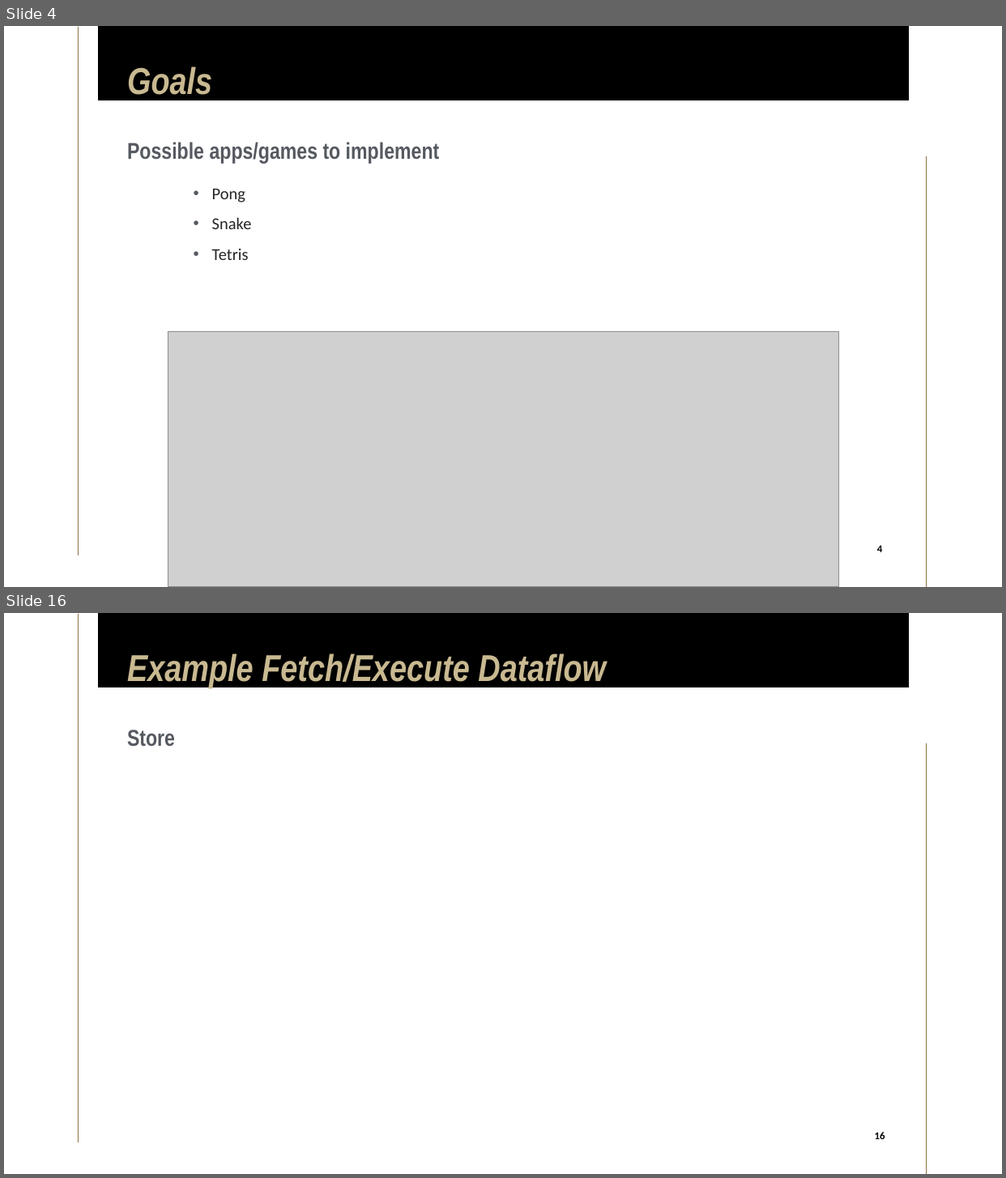
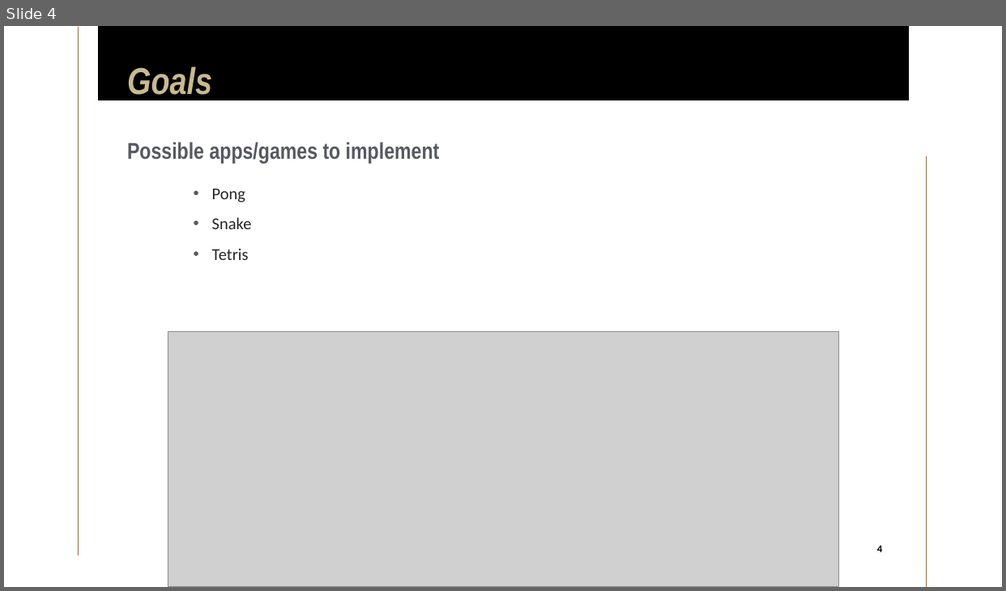
Before and after one commit to limichael246/STARS_2024, a slide deck: Project_Proposal.pptx. Shown one above the other, each under a label of ours: slides 4 and 16 before the commit, slide 4 after it; the slides between them are not shown. The pictures are 1006x1178 and 1006x591 pixels, drawn with LibreOffice and Linux fonts; fonts in the diff are those of the drawing; grey boxes stand for pictures. Boxes give left, top, right and bottom in pixels: in the first picture for what was removed or moved away, otherwise in the second. Text is boxed around its words. In the diff, an @@ line names an element or a change of style, - is before the commit and + after.

```diff
--- a/Project_Proposal.pptx
+++ b/Project_Proposal.pptx
@@ slide 16 removed at (4, 613, 1002, 1174), background #FFFFFF; not listed: 3 template elements that a slide beside it also shows @@
@@ title removed at (127, 653, 606, 688) @@
-Example Fetch/Execute Dataflow
@@ subtitle removed at (127, 730, 175, 747) @@
-Store
@@ page number removed at (868, 1126, 891, 1144) @@
-16
```
Also in this commit, not shown: 7 slides changed, 5 slides added, 25 other slides removed.
